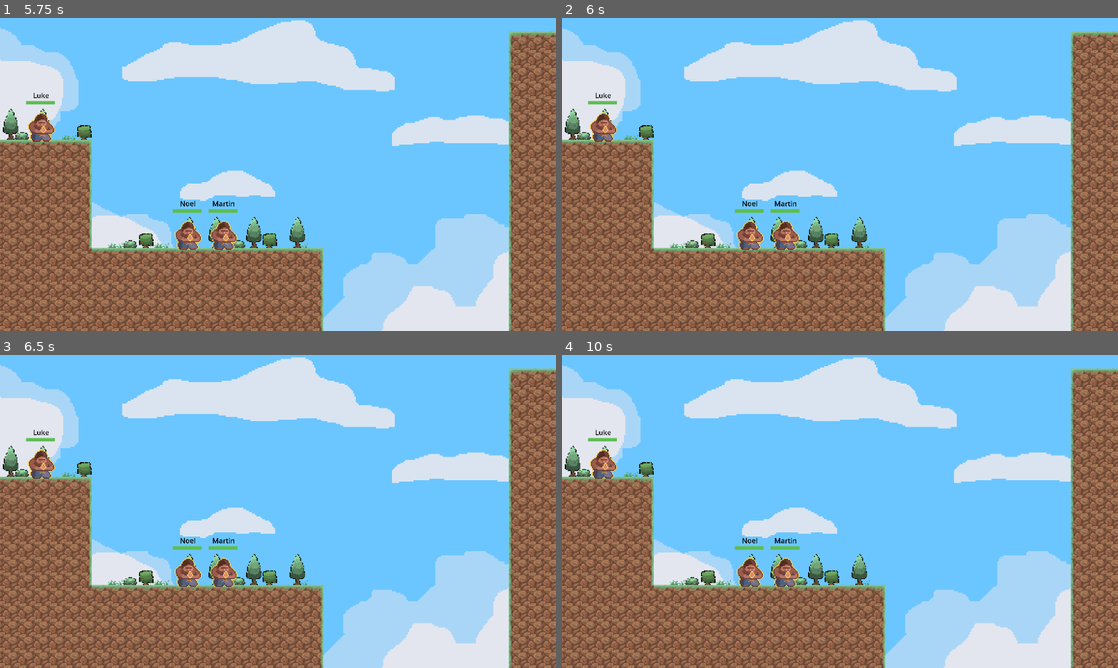
Above: before the commit, frames 1-4 (two rows, left to right).
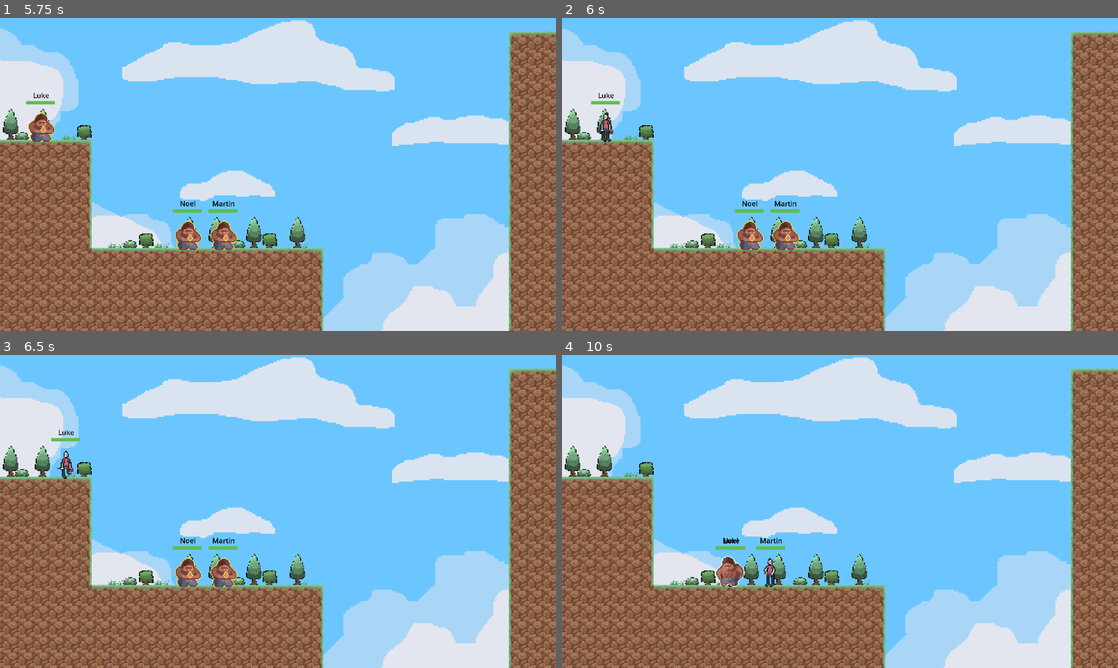
Above: after the commit, the same moments.

Repository: MichaelRRyan/ggj2024
Game: Godot game, scene res://gameplay/gameplay.tscn
Two runs of this game, one before a commit and one after it. Both use one fixed random seed, a clock stepped at 60 frames per second and the inputs below. The engine's default icon, where the game draws it, is replaced by a stand-in: a white triangle on a blue panel in a dark square.
Inputs (mouse positions are in pixels of both pictures, inside the frame that each line leads up to):
- Up to frame 1 (5.75 s): move the mouse to (216, 243) at 0.52 s; press the mouse at (216, 243) at 0.53 s; move the mouse to (5, 136) at 1.27 s; release the mouse at (5, 136) at 1.28 s; click (5, 136) at 1.35 s; move the mouse to (33, 124) at 2.02 s; press the mouse at (33, 124) at 2.03 s; move the mouse to (38, 124) at 2.77 s; release the mouse at (38, 124) at 2.78 s; click (38, 124) at 2.85 s; tap Enter at 3.5 s; move the mouse to (222, 233) at 3.52 s; press the mouse at (222, 233) at 3.53 s; release the mouse at (222, 233) at 4.28 s; click (222, 233) at 4.35 s; move the mouse to (189, 233) at 5.02 s; press the mouse at (189, 233) at 5.03 s
- Up to frame 2 (6 s): tap Space at 5.75 s; move the mouse to (751, 233) at 5.77 s; release the mouse at (751, 233) at 5.78 s; click (751, 233) at 5.85 s
- Up to frame 3 (6.5 s): no input
- Up to frame 4 (10 s): move the mouse to (962, 495) at 6.52 s; press the mouse at (962, 495) at 6.53 s; move the mouse to (728, 527) at 7.27 s; release the mouse at (728, 527) at 7.28 s; click (728, 527) at 7.35 s; move the mouse to (895, 442) at 8.02 s; press the mouse at (895, 442) at 8.03 s; move the mouse to (812, 574) at 8.77 s; release the mouse at (812, 574) at 8.78 s; click (812, 574) at 8.85 s; move the mouse to (1006, 558) at 9.52 s; press the mouse at (1006, 558) at 9.53 s

Frame 1 is identical in both runs. In frame 2, 0.4% of the frame differs, in the area x 4-11%, y 23-40%; in frame 3, 0.6%; in frame 4, 1.8%, in the area x 4-43%, y 23-75%.

Commit message:
Added a cursor with a state

Diff:
--- a/Characters/basic-minion.gd
+++ b/Characters/basic-minion.gd
@@ -60,8 +60,9 @@
 	name = Global.minion_names[randi() % Global.minion_names.size()]
 	$NameTag.text = name
 
+
 func _physics_process(delta):
-	match(_state):
+	match _state:
 		MinionState.IDLE:
 			_idle(delta)
 		MinionState.FALLING:
@@ -84,7 +85,7 @@
 	var direction = 0
 
 	if not is_on_floor():
-		_state = MinionState.FALLING
+		change_state_to(MinionState.FALLING)
 		return
 
 	# Apply air friction
@@ -159,7 +160,7 @@
 			$ImpactFloorSprite.show()
 			$ImpactFloorSprite/ImpactFloorEffectTimer.start()
 
-		_state = MinionState.IDLE
+		change_state_to(MinionState.IDLE)
 		return
 
 	if is_on_wall() and not _prev_is_on_wall:
@@ -191,6 +192,7 @@
 
 func _worship():
 	_animated_sprite.play("Worship")
+
 
 func target_exited():
 	target = null
@@ -298,8 +300,7 @@
 
 func _input(event):
 	if event.is_action_pressed("select") and temp_is_hovered:
-		if not _state == MinionState.FALLING and not _state == MinionState.PICKED_UP:
-			_state = MinionState.WORSHIP
+		change_state_to(MinionState.WORSHIP)
 
 
 func _on_worship_component_mouse_entered():
@@ -308,3 +309,34 @@
 
 func _on_worship_component_mouse_exited():
 	temp_is_hovered = false
+
+
+func _on_worship_timer_timeout():
+	change_state_to(MinionState.IDLE)
+
+
+func change_state_to(new_state : MinionState) -> bool:
+	var success = false
+
+	match new_state:
+		MinionState.IDLE:
+			success = true
+
+		MinionState.FALLING:
+			success = true
+
+		MinionState.PICKED_UP:
+			success = true
+
+		MinionState.WANDERING:
+			success = true
+
+		MinionState.WORSHIP:
+			if not _state == MinionState.FALLING and not _state == MinionState.PICKED_UP:
+				$WorshipComponent/Timer.start()
+				success = true
+
+	if success:
+		_state = new_state
+
+	return success
--- /dev/null
+++ b/features/cursor/cursor.gd
@@ -0,0 +1,82 @@
+extends Node
+
+enum CursorState {
+	IDLE,
+	PROCESSING,
+	CLICK,
+	HOLD,
+}
+
+var _state = CursorState.IDLE
+var _hovered_interactables = []
+
+#-------------------------------------------------------------------------------
+func _ready():
+	Global.mouse.connect("interactable_entered", _on_interactable_entered)
+	Global.mouse.connect("interactable_exited", _on_interactable_exited)
+
+#-------------------------------------------------------------------------------
+func _input(event):
+	if event.is_action_pressed("select"):
+		if _state == CursorState.IDLE:
+			_state = CursorState.PROCESSING
+			$HoldTimer.start()
+
+			if not _hovered_interactables.is_empty():
+				var parent = _hovered_interactables.front().get_parent()
+				if parent:
+					print("Clicked " + parent.name)
+
+	elif event.is_action_released("select"):
+		if _state == CursorState.HOLD or _state == CursorState.CLICK:
+			_state = CursorState.IDLE
+			print("Released")
+
+			if _state == CursorState.CLICK:
+				$HoldTimer.stop()
+
+#-------------------------------------------------------------------------------
+func _on_hold_timer_timeout():
+	if _state == CursorState.PROCESSING:
+		_state == CursorState.HOLD
+
+	elif _state == CursorState.IDLE:
+		_state == CursorState.CLICK
+
+	if not _hovered_interactables.is_empty():
+		print("Holding " + _hovered_interactables.front().name)
+
+#-------------------------------------------------------------------------------
+func _on_interactable_entered(node):
+	_hovered_interactables.push_back(node)
+
+#-------------------------------------------------------------------------------
+func _on_interactable_exited(node):
+	_hovered_interactables.erase(node)
+
+#-------------------------------------------------------------------------------
+func _set_state(new_state : CursorState) -> bool:
+	var success = false
+
+	match new_state:
+		CursorState.IDLE:
+			success = true
+
+		CursorState.PROCESSING:
+			if _state == CursorState.IDLE:
+				$HoldTimer.start()
+
+			success = true
+
+		CursorState.CLICK:
+			success = true
+
+		CursorState.HOLD:
+			success = true
+
+	if success:
+		_state = new_state
+
+	return success
+
+#-------------------------------------------------------------------------------
--- a/features/entity/minion.tscn
+++ b/features/entity/minion.tscn
@@ -386,6 +386,10 @@
 [node name="CollisionShape2D" type="CollisionShape2D" parent="WorshipComponent" index="0"]
 position = Vector2(0, -1)
 shape = SubResource("CapsuleShape2D_q6ywv")
+
+[node name="Timer" type="Timer" parent="WorshipComponent" index="1"]
+wait_time = 3.0
+one_shot = true
 
 [node name="HoldEntityComponent" type="Area2D" parent="." index="5" groups=["hold_entity_component"]]
 script = ExtResource("4_26n4l")
@@ -475,6 +479,7 @@
 [connection signal="mouse_exited" from="WorshipComponent" to="." method="_on_worship_component_mouse_exited"]
 [connection signal="mouse_exited" from="WorshipComponent" to="WorshipComponent" method="_on_mouse_exited"]
 [connection signal="tree_exiting" from="WorshipComponent" to="WorshipComponent" method="_on_tree_exiting"]
+[connection signal="timeout" from="WorshipComponent/Timer" to="." method="_on_worship_timer_timeout"]
 [connection signal="entity_dropped" from="HoldEntityComponent" to="." method="_on_hold_entity_component_entity_dropped"]
 [connection signal="entity_held" from="HoldEntityComponent" to="." method="_on_hold_entity_component_entity_held"]
 [connection signal="tree_exiting" from="HoldEntityComponent" to="HoldEntityComponent" method="_on_tree_exiting"]
--- a/features/entity_pickup/pickup_component.gd
+++ b/features/entity_pickup/pickup_component.gd
@@ -44,10 +44,12 @@
 
 #-------------------------------------------------------------------------------
 func _on_mouse_entered():
+	Global.mouse.entered(self)
 	_mouse_hovered = true
 
 #-------------------------------------------------------------------------------
 func _on_mouse_exited():
+	Global.mouse.entered(self)
 	_mouse_hovered = false
 
 #-------------------------------------------------------------------------------
--- a/features/global/global.gd
+++ b/features/global/global.gd
@@ -2,6 +2,9 @@
 
 # Picks up objects and minions. Always picks up objects before minions.
 class Mouse:
+	signal interactable_entered(node)
+	signal interactable_exited(node)
+
 	var is_holding_entity = false
 	var _requested_pickup = []
 
@@ -27,6 +30,12 @@
 		_requested_pickup.front().mouse_pickup()
 		is_holding_entity = true
 		_requested_pickup.clear()
+
+	func entered(node):
+		emit_signal("interactable_entered", node)
+
+	func exited(node):
+		emit_signal("interactable_exited", node)
 
 
 var mouse : Mouse = Mouse.new()
--- a/gameplay/gameplay.tscn
+++ b/gameplay/gameplay.tscn
@@ -7,6 +7,7 @@
 [ext_resource type="PackedScene" uid="uid://b7u5ttuukuhdx" path="res://features/entity/minion.tscn" id="6_jtv3i"]
 [ext_resource type="Script" path="res://gameplay/kill_area.gd" id="6_uc1pn"]
 [ext_resource type="PackedScene" uid="uid://bal1dnmt1mgeg" path="res://gameplay/objective_manager.tscn" id="7_cj0x0"]
+[ext_resource type="Script" path="res://features/cursor/cursor.gd" id="9_ofjw6"]
 [ext_resource type="PackedScene" uid="uid://c0ierwhaepa5j" path="res://Characters/tree.tscn" id="10_tuqad"]
 
 [sub_resource type="RectangleShape2D" id="RectangleShape2D_f1gx5"]
@@ -99,4 +100,14 @@
 position = Vector2(56, -28)
 has_hammer = true
 
+[node name="Timer" type="Timer" parent="."]
+
+[node name="Cursor" type="Node" parent="."]
+script = ExtResource("9_ofjw6")
+
+[node name="HoldTimer" type="Timer" parent="Cursor"]
+wait_time = 0.3
+one_shot = true
+
 [connection signal="body_entered" from="KillArea" to="KillArea" method="_on_body_entered"]
+[connection signal="timeout" from="Cursor/HoldTimer" to="Cursor" method="_on_hold_timer_timeout"]
Not shown: 1 places in gameplay/gameplay.tscn that only renumber resources
